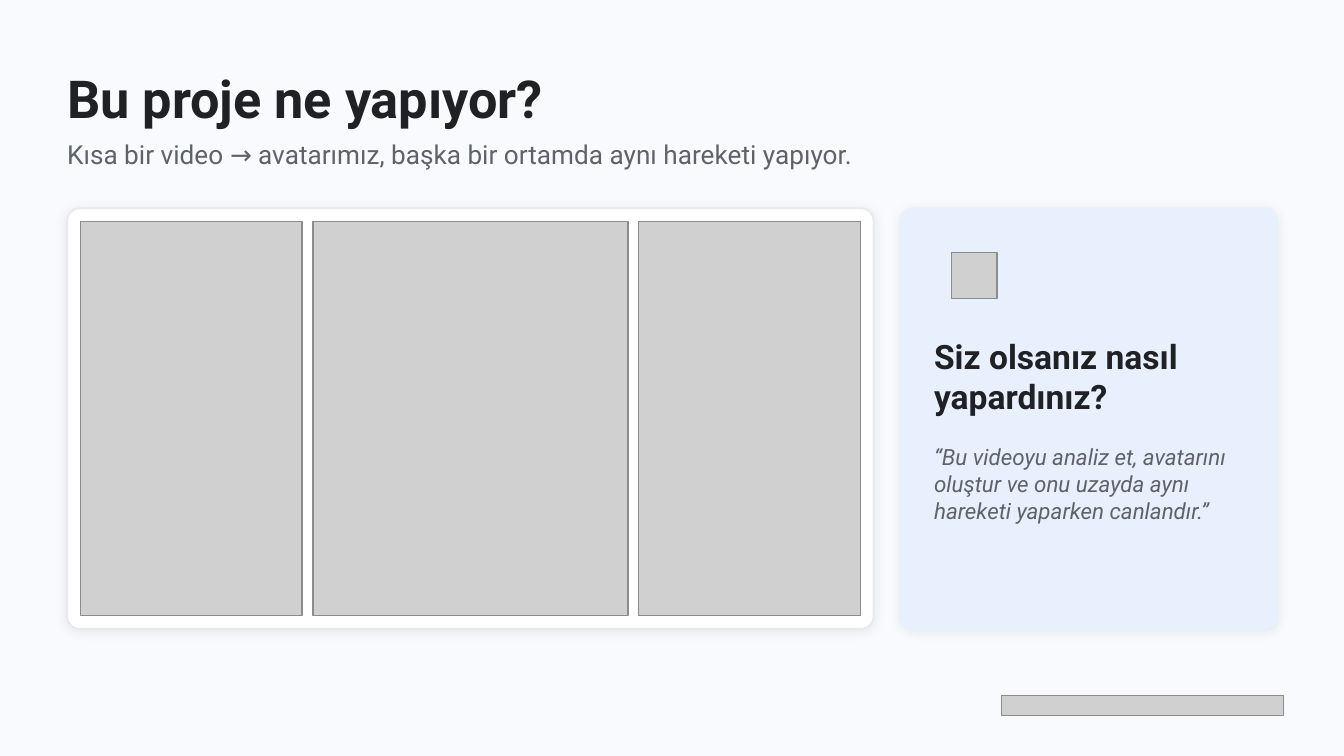
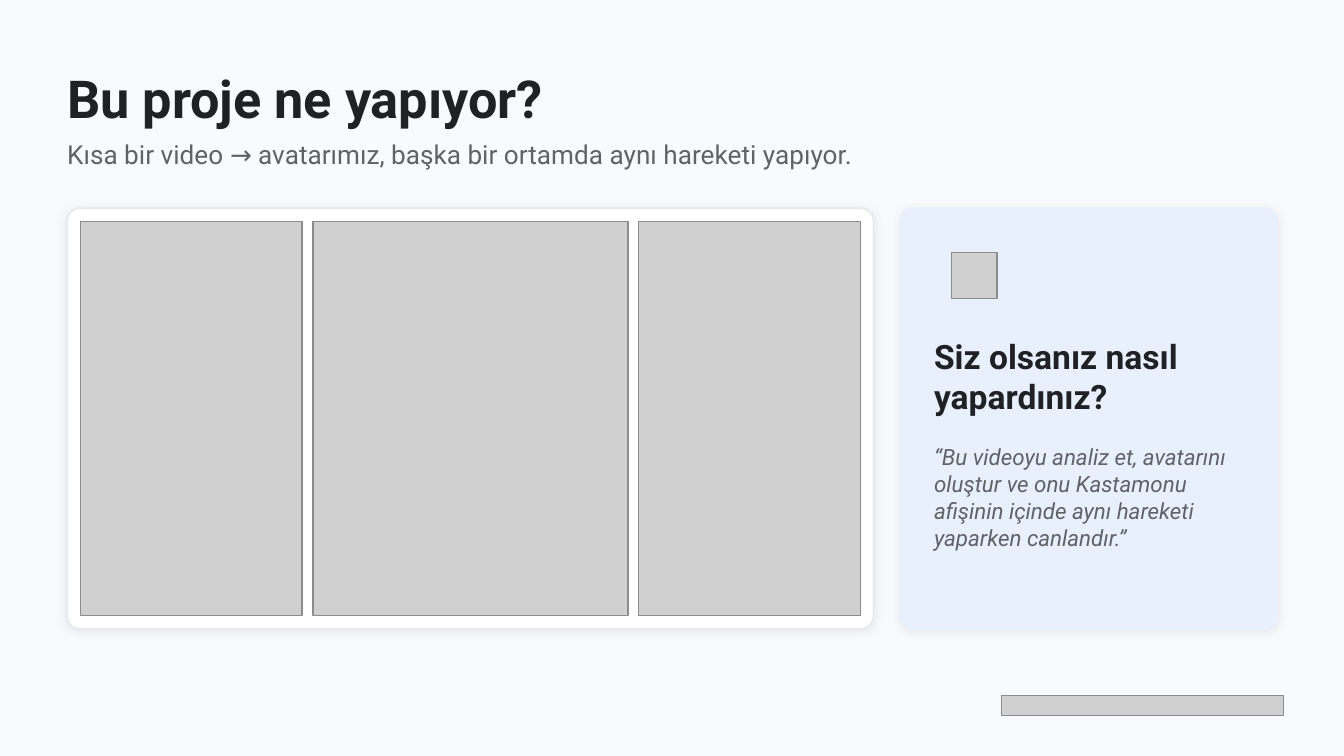
Before and after one commit to eyupece/BuildingMotionWithAi, a slide deck: slide 2 of talk/BuildingMotionWithAI.pptx. Drawn at 1344x756 pixels with LibreOffice and Linux fonts; fonts in the diff are those of the drawing; grey boxes stand for pictures. Boxes give left, top, right and bottom in pixels: in the first picture for what was removed or moved away, otherwise in the second. Text is boxed around its words. In the diff, an @@ line names an element or a change of style, - is before the commit and + after.

Commit message:
Talk: Kastamonu poster in the opening question

```diff
--- a/talk/BuildingMotionWithAI.pptx
+++ b/talk/BuildingMotionWithAI.pptx
@@ text at [934,448,1226,551]: text changed @@
-“Bu videoyu analiz et, avatarını oluştur ve onu uzayda aynı hareketi yaparken canlandır.”
+“Bu videoyu analiz et, avatarını oluştur ve onu Kastamonu afişinin içinde aynı hareketi yaparken canlandır.”
```
